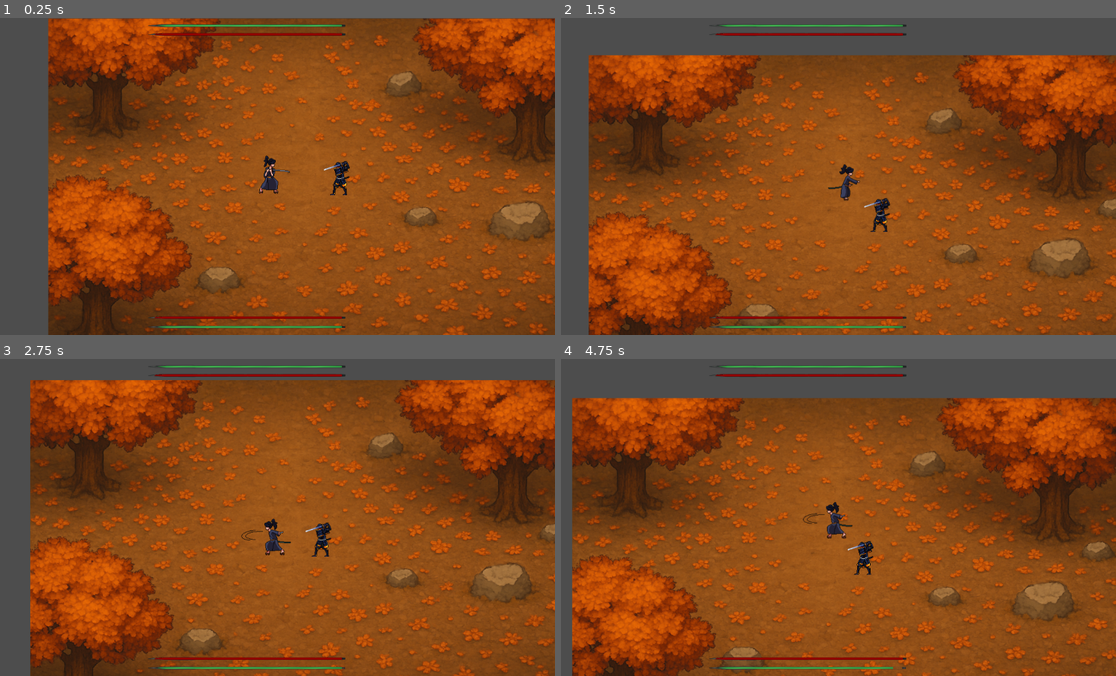
Above: before the commit, frames 1-4 (two rows, left to right).
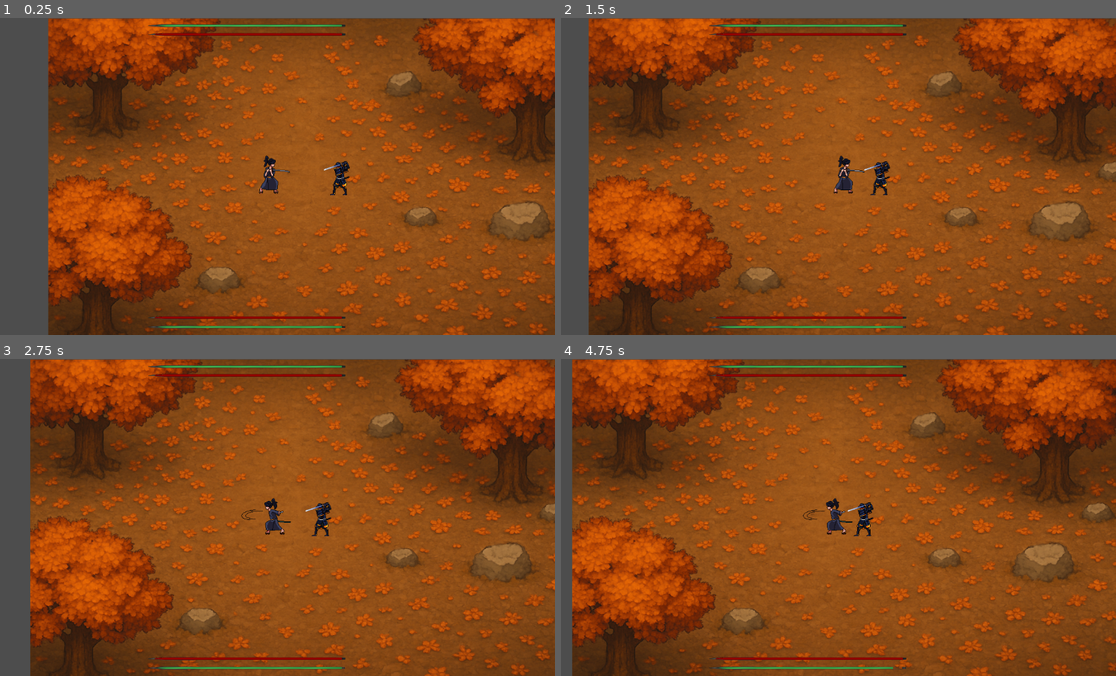
Above: after the commit, the same moments.

Repository: vinids86/sekiro2D
Game: Godot game, scene res://scenes/main.tscn
Two runs of this game, one before a commit and one after it. Both use one fixed random seed, a clock stepped at 60 frames per second and the inputs below.
Inputs (mouse positions are in pixels of both pictures, inside the frame that each line leads up to):
- Up to frame 1 (0.25 s): no input
- Up to frame 2 (1.5 s): tap Enter at 0.5 s; move the mouse to (960, 160) at 0.52 s; hold D (move_right) from 0.53 s (still down); click (960, 160) at 0.6 s; tap W (move_up) at 0.77, 1.07 s; right-click (960, 160) at 0.8 s; move the mouse to (721, 192) at 1.27 s; right-click (721, 192) at 1.35 s
- Up to frame 3 (2.75 s): tap W (move_up) at 1.52, 1.55, 1.82, 2.1 s; move the mouse to (327, 447) at 2.02 s; release D (move_right) at 2.03 s; hold A (move_left) from 2.03 s (still down); click (327, 447) at 2.3 s
- Up to frame 4 (4.75 s): move the mouse to (805, 580) at 2.77 s; release A (move_left) at 2.78 s; hold D (move_right) 2.78-4.28 s; click (805, 580) at 2.85 s; tap W (move_up) at 3.02, 3.32, 3.77, 3.8, 4.07, 4.52 s; right-click (805, 580) at 3.05 s; move the mouse to (1005, 565) at 3.52 s; right-click (1005, 565) at 3.6 s; move the mouse to (666, 469) at 4.27 s; hold A (move_left) from 4.28 s (still down); click (666, 469) at 4.35 s

The runs differ from the first frame. In frame 2, 47% of the frame differs, in the area x 4-100%, y 0-100%; in frame 3, 37%; in frame 4, 50%, in the area x 2-100%, y 0-100%.

Commit message:
Remove prints and comments

Diff:
--- a/scenes/enemy.tscn
+++ b/scenes/enemy.tscn
@@ -366,7 +366,7 @@
 position = Vector2(0, -30)
 sprite_frames = SubResource("SpriteFrames_g0wcc")
 animation = &"idle_exhausted"
-frame_progress = 0.811999
+frame_progress = 0.462351
 flip_h = true
 
 [node name="Hutbox" type="Area2D" parent="."]
--- a/scripts/enemy.gd
+++ b/scripts/enemy.gd
@@ -1,64 +1,55 @@
 extends CharacterBody2D
-
 class_name Enemy
 
 signal stamina_changed
 signal health_changed
 
-@export var exhausted_lock_duration := 0.35  # tempo mínimo “exposto” após perder auto-block
-var exhausted_lock_timer := 0.0              # contador regressivo do lock
-
 @export var speed := 100.0
-@export var stamina_recovery_rate := 20.0  # unidades por segundo
-@export var stamina_recovery_delay := 1.0  # segundos após ação para começar a recuperar
+@export var max_health := 100.0
 @export var max_stamina := 100.0
-@onready var current_stamina := max_stamina
-@export var max_health := 100.0
-@onready var current_health := max_health
-var stamina_recovery_timer := 0.0
-var last_direction = "left"
-var stunned_block_toggle := false
+@export var stamina_recovery_rate := 20.0
+@export var stamina_recovery_delay := 1.0
 @export var parry_chance := 0.3
+@export var exhausted_lock_duration := 0.35
 @export var player_path: NodePath
+
+@onready var controller: CombatController = $CombatController
+@onready var audio_enemy: AudioStreamPlayer2D = $AudioEnemy
 @onready var attack_hitbox: Area2D = $AttackHitbox
-@onready var controller: CombatController = $CombatController
-@onready var player: Node = get_node(player_path)
-@onready var audio_enemy: AudioStreamPlayer2D = $AudioEnemy
-var should_attack_after_parry := false
+@onready var player: Player = get_node(player_path) as Player
 @onready var sprite := $AnimatedSprite2D
 @onready var flash_material := sprite.material as ShaderMaterial
+
+var current_health := max_health
+var current_stamina := max_stamina
+var stamina_recovery_timer := 0.0
+var exhausted_lock_timer := 0.0
+
+var last_direction := "left"
+var stunned_block_toggle := false
+var should_attack_after_parry := false
+
 var attack_sequence: Array[AttackConfig] = []
-
-func is_exhausted() -> bool:
-	if exhausted_lock_timer > 0.0:
-		return true
-	return current_stamina < controller.block_stamina_cost
-
-func _ready():
+var _sfx_cache := {}
+
+func _ready() -> void:
 	attack_sequence = AttackConfig.default_sequence()
-
-	$AnimatedSprite2D.modulate = Color(1, 0.3, 0.3)  # Vermelho mais suave
-	$AnimatedSprite2D.play("idle")
-	$CombatController.setup(self)
+	controller.setup(self)
 	controller.connect("play_sound", _on_play_sound)
 	controller.connect("state_changed", _on_state_changed_with_dir)
 	health_changed.emit()
 	stamina_changed.emit()
-	$AnimatedSprite2D.flip_h = last_direction == "left"
-
-func _process(delta):
-
+	_on_state_changed_with_dir(controller.combat_state, controller.combat_state, Vector2(-1, 0))
+
+func _process(delta: float) -> void:
 	if is_player_attacking_towards_me():
 		if not controller.has_effect("parry_check_cooldown"):
 			if randf() < parry_chance:
-				print("🎯 Enemy tentou parry preemptivo!")
-				var dir = (player.global_position - global_position).normalized()
+				var dir: Vector2 = (player.global_position - global_position).normalized()
 				controller.try_parry(true, dir)
-
-			# Impede múltiplas tentativas por ataque
 			controller.apply_effect("parry_check_cooldown", 0.4)
 
-	if get_combat_controller().can_act():
+	if controller.can_act():
 		if stamina_recovery_timer <= 0.0:
 			current_stamina += stamina_recovery_rate * delta
 			current_stamina = clamp(current_stamina, 0, max_stamina)
@@ -66,114 +57,100 @@
 		else:
 			stamina_recovery_timer -= delta
 
-	# Lock de exaustão (mantém aparência “exposta” por um tempinho)
 	if exhausted_lock_timer > 0.0:
 		exhausted_lock_timer -= delta
 
 func is_player_attacking_towards_me() -> bool:
-	var player_controller = player.get_combat_controller()
+	var player_controller: CombatController = player.get_combat_controller()
 	if player_controller.combat_state != CombatController.CombatState.STARTUP:
 		return false
-
-	# Opcional: verifica distância
 	if global_position.distance_to(player.global_position) > 80:
 		return false
-
 	return true
 
-func receive_attack(attacker: Node):
-	var controller = get_combat_controller()
-	var attacker_controller = attacker.get_combat_controller()
-
-	# Se o parry já estiver ativo, rebate o ataque
+func receive_attack(attacker: Node) -> void:
+	var controller := get_combat_controller()
 	if controller.combat_state == CombatController.CombatState.PARRY_ACTIVE:
-		print("⚡ Enemy executou parry com sucesso")
 		controller.did_parry_succeed = true
 		attacker.on_parried()
 		return
-
-	# Senão tenta bloquear
 	if has_stamina(controller.block_stamina_cost):
-		print("🛡️ Enemy bloqueou o ataque")
-		consume_stamina(controller.block_stamina_cost)
 		_on_play_sound("res://audio/block.wav")
 		controller.on_blocked()
 		return
-
-	# Caso contrário, sofre dano
-	print("💥 Enemy sofreu dano real")
 	_on_play_sound("res://audio/hit.wav")
 	take_damage(20)
 
-func get_combat_controller():
-	return $CombatController
+func get_combat_controller() -> CombatController:
+	return controller
 
 func has_stamina(amount: float) -> bool:
 	return current_stamina >= amount
 
-func consume_stamina(amount: float):
-	var previous = current_stamina
+func consume_stamina(amount: float) -> void:
+	var previous := current_stamina
 	current_stamina = clamp(current_stamina - amount, 0, max_stamina)
 	stamina_changed.emit()
 	stamina_recovery_timer = stamina_recovery_delay
-
-	# Ativa lock se acabou de perder auto-block (cruzou o limiar)
 	if previous >= controller.block_stamina_cost and current_stamina < controller.block_stamina_cost:
 		exhausted_lock_timer = exhausted_lock_duration
 
-func take_damage(amount: float):
+func take_damage(amount: float) -> void:
 	current_health -= amount
 	health_changed.emit()
 	flash_hit_color()
 	if current_health <= 0:
 		die()
 
-func die():
+func die() -> void:
 	_on_play_sound("res://audio/die.wav")
 	queue_free()
-	print("☠ ", self.name, " morreu.")
-
-func on_parried():
-	get_combat_controller().on_parried()
-
-func on_blocked():
-	get_combat_controller().on_blocked()
-
-func _on_play_sound(path: String):
-	audio_enemy.stream = load(path)
+
+func on_parried() -> void:
+	controller.on_parried()
+
+func on_blocked() -> void:
+	controller.on_blocked()
+
+func _on_play_sound(path: String) -> void:
+	if not _sfx_cache.has(path):
+		_sfx_cache[path] = load(path)
+	audio_enemy.stream = _sfx_cache[path]
 	audio_enemy.play()
 
-func _on_state_changed_with_dir(old_state: int, new_state: int, attack_direction: Vector2):
-	var resolved_direction = get_label_from_vector(attack_direction)
+func _on_state_changed_with_dir(old_state: int, new_state: int, attack_direction: Vector2) -> void:
+	var resolved_direction := get_label_from_vector(attack_direction)
 	last_direction = resolved_direction
 	update_attack_hitbox_position(last_direction)
+
 	var anim := ""
+	var attack = null
+	if not controller.owner_node.attack_sequence.is_empty():
+		attack = controller.owner_node.attack_sequence[controller.combo_index]
 
 	match new_state:
 		CombatController.CombatState.IDLE:
 			anim = "idle_exhausted" if is_exhausted() else "idle"
 			attack_hitbox.disable()
-
 			if should_attack_after_parry:
 				should_attack_after_parry = false
-				var attack_vector = get_vector_from_label(last_direction)
+				var attack_vector := get_vector_from_label(last_direction)
 				call_deferred("_delayed_attack", attack_vector)
 
 		CombatController.CombatState.STARTUP:
-			var attack = controller.owner_node.attack_sequence[controller.combo_index]
-			anim = attack.startup_animation
+			if attack:
+				anim = attack.startup_animation
 			attack_hitbox.disable()
 
 		CombatController.CombatState.ATTACKING:
-			var attack = controller.owner_node.attack_sequence[controller.combo_index]
-			anim = attack.attack_animation
+			if attack:
+				anim = attack.attack_animation
 			attack_hitbox.enable()
 
 		CombatController.CombatState.RECOVERING:
-			var attack = controller.owner_node.attack_sequence[controller.combo_index]
-			anim = attack.recovery_animation
-			attack_hitbox.disable()
-			# ⚠️ Continua atacando se o ataque não foi parryado
+			if attack:
+				anim = attack.recovery_animation
+			attack_hitbox.disable()
 			if not controller.did_parry_succeed:
 				should_attack_after_parry = true
 
@@ -184,7 +161,7 @@
 		CombatController.CombatState.STUNNED:
 			if controller.stun_kind == CombatController.StunKind.PARRIED:
 				anim = "stunned_parry"
-				controller.stun_kind = CombatController.StunKind.NONE  # consome o contexto
+				controller.stun_kind = CombatController.StunKind.NONE
 			else:
 				anim = "stunned_block_b" if stunned_block_toggle else "stunned_block_a"
 				stunned_block_toggle = not stunned_block_toggle
@@ -194,9 +171,9 @@
 			attack_hitbox.disable()
 			should_attack_after_parry = true
 
-	$AnimatedSprite2D.flip_h = last_direction == "left"
-	print("Enemy animação atual: ", anim)
-	$AnimatedSprite2D.play(anim)
+	sprite.flip_h = last_direction == "left"
+	if anim != "" and sprite.animation != anim:
+		sprite.play(anim)
 
 func get_label_from_vector(dir: Vector2) -> String:
 	if dir == Vector2.ZERO:
@@ -205,7 +182,6 @@
 
 func update_attack_hitbox_position(direction: String) -> void:
 	var offset := Vector2.ZERO
-
 	match direction:
 		"left":
 			offset = Vector2(-45, 0)
@@ -213,7 +189,6 @@
 		"right":
 			offset = Vector2(45, 0)
 			attack_hitbox.rotation_degrees = 0
-
 	attack_hitbox.position = offset
 
 func get_vector_from_label(label: String) -> Vector2:
@@ -225,13 +200,16 @@
 		_:
 			return Vector2.ZERO
 
-func flash_hit_color(duration := 0.1):
+func flash_hit_color(duration := 0.1) -> void:
 	flash_material.set("shader_parameter/flash", true)
-
 	await get_tree().create_timer(duration).timeout
-
 	flash_material.set("shader_parameter/flash", false)
 
 func _delayed_attack(attack_vector: Vector2) -> void:
 	await get_tree().process_frame
 	controller.try_attack(false, attack_vector)
+
+func is_exhausted() -> bool:
+	if exhausted_lock_timer > 0.0:
+		return true
+	return current_stamina < controller.block_stamina_cost
--- a/scripts/player.gd
+++ b/scripts/player.gd
@@ -4,83 +4,58 @@
 signal stamina_changed
 signal health_changed
 
-@export var exhausted_lock_duration := 0.35  # tempo mínimo “exposto” após perder auto-block
-var exhausted_lock_timer := 0.0              # contador regressivo do lock
+@export var speed := 200.0
+@export var max_health := 100.0
+@export var max_stamina := 100.0
+@export var stamina_recovery_rate := 20.0
+@export var stamina_recovery_delay := 1.0
+@export var direction_buffer_duration := 0.2
+@export var exhausted_lock_duration := 0.35
 
 @onready var controller: CombatController = $CombatController
 @onready var audio_player: AudioStreamPlayer2D = $AudioPlayer
 @onready var attack_hitbox: Area2D = $AttackHitbox
-
-@export var stamina_recovery_rate := 20.0  # unidades por segundo
-@export var stamina_recovery_delay := 1.0  # segundos após ação para começar a recuperar
-@export var max_stamina := 100.0
-@onready var current_stamina := max_stamina
-@export var max_health := 100.0
-@onready var current_health := max_health
+@onready var sprite := $AnimatedSprite2D
+@onready var flash_material := sprite.material as ShaderMaterial
+
+var current_health := max_health
+var current_stamina := max_stamina
 var stamina_recovery_timer := 0.0
-var last_direction = "right"
+var exhausted_lock_timer := 0.0
+
+var last_direction := "right"
 var input_direction_buffer := Vector2.ZERO
-@export var direction_buffer_duration := 0.2  # segundos
 var direction_buffer_timer := 0.0
 var stunned_block_toggle := false
-@export var speed := 200.0
-@export var jump_force := -400.0
-@export var gravity := 900.0
-
-@onready var sprite := $AnimatedSprite2D
-@onready var flash_material := sprite.material as ShaderMaterial
+
 var attack_sequence: Array[AttackConfig] = []
-
-func _ready():
+var _sfx_cache := {}
+
+func _ready() -> void:
 	attack_sequence = AttackConfig.default_sequence()
-
 	controller.setup(self)
 	controller.connect("play_sound", _on_play_sound)
 	controller.connect("state_changed", _on_state_changed_with_dir)
-
 	health_changed.emit()
 	stamina_changed.emit()
-
 	_on_state_changed_with_dir(controller.combat_state, controller.combat_state, Vector2(1, 0))
 
 func _physics_process(delta: float) -> void:
-	# Sempre aplicar gravidade
-	if not is_on_floor():
-		velocity.y += gravity * delta
-	elif Input.is_action_just_pressed("move_up"):  # Pulo
-		velocity.y = jump_force
-	else:
-		velocity.y = 0.0  # Resetar no chão
-
-	# Impede movimentação horizontal se não puder agir
-	if controller.combat_state != CombatController.CombatState.IDLE:
-		velocity.x = 0.0
-		move_and_slide()
-		return
-
-	# Movimento horizontal
+	var can_move := controller.combat_state == CombatController.CombatState.IDLE
 	var direction := Input.get_action_strength("move_right") - Input.get_action_strength("move_left")
-	velocity.x = direction * speed
-
+	velocity.x = (direction * speed) if can_move else 0.0
+	velocity.y = 0.0
 	move_and_slide()
-
-	if not is_on_floor():
-		sprite.play("jump")
-	else:
+	if can_move:
 		var moving: bool = absf(velocity.x) > 0.1
 		var base := "walk" if moving else "idle"
 		var suffix := "_exhausted" if is_exhausted() else ""
 		var target := base + suffix
-		print("Player anim: ", target)
 		if sprite.animation != target:
-			print("Player anim: ", target)
 			sprite.play(target)
-
-
-	# Atualiza direção visual
 	sprite.flip_h = last_direction == "left"
 
-func _process(delta: float):
+func _process(delta: float) -> void:
 	var dir := get_current_input_direction()
 	if dir != Vector2.ZERO:
 		input_direction_buffer = dir
@@ -89,9 +64,7 @@
 		direction_buffer_timer -= delta
 		if direction_buffer_timer <= 0.0 and input_direction_buffer != Vector2.ZERO:
 			input_direction_buffer = Vector2.ZERO
-
 	handle_input()
-
 	if controller.can_act():
 		if stamina_recovery_timer <= 0.0:
 			current_stamina += stamina_recovery_rate * delta
@@ -99,63 +72,54 @@
 			stamina_changed.emit()
 		else:
 			stamina_recovery_timer -= delta
-
-	# Lock de exaustão (mantém aparência “exposta” por um tempinho)
 	if exhausted_lock_timer > 0.0:
 		exhausted_lock_timer -= delta
 
-func _on_play_sound(path: String):
-	audio_player.stream = load(path)
+func _on_play_sound(path: String) -> void:
+	if not _sfx_cache.has(path):
+		_sfx_cache[path] = load(path)
+	audio_player.stream = _sfx_cache[path]
 	audio_player.play()
 
-func _on_state_changed_with_dir(old_state: int, new_state: int, attack_direction: Vector2):
+func _on_state_changed_with_dir(old_state: int, new_state: int, attack_direction: Vector2) -> void:
 	var anim := ""
-
 	if attack_direction != Vector2.ZERO:
 		last_direction = "right" if attack_direction.x >= 0 else "left"
-
 	update_attack_hitbox_position(last_direction)
-
+	var attack = null
+	if not controller.owner_node.attack_sequence.is_empty():
+		attack = controller.owner_node.attack_sequence[controller.combo_index]
 	if new_state == CombatController.CombatState.IDLE:
 		attack_hitbox.disable()
 		anim = "idle_exhausted" if is_exhausted() else "idle"
-
 	elif new_state == CombatController.CombatState.STARTUP:
-		var attack = controller.owner_node.attack_sequence[controller.combo_index]
-		anim = attack.startup_animation
-		attack_hitbox.disable()
-
+		if attack:
+			anim = attack.startup_animation
+		attack_hitbox.disable()
 	elif new_state == CombatController.CombatState.ATTACKING:
-		var attack = controller.owner_node.attack_sequence[controller.combo_index]
-		anim = attack.attack_animation
+		if attack:
+			anim = attack.attack_animation
 		attack_hitbox.enable()
-
 	elif new_state == CombatController.CombatState.RECOVERING:
-		var attack = controller.owner_node.attack_sequence[controller.combo_index]
-		anim = attack.recovery_animation
-		attack_hitbox.disable()
-
+		if attack:
+			anim = attack.recovery_animation
+		attack_hitbox.disable()
 	elif new_state == CombatController.CombatState.PARRY_ACTIVE:
 		anim = "parry"
 		attack_hitbox.disable()
-
 	elif new_state == CombatController.CombatState.PARRY_SUCCESS:
 		anim = "parry_success"
 		attack_hitbox.disable()
-
 	elif new_state == CombatController.CombatState.STUNNED:
 		if controller.stun_kind == CombatController.StunKind.PARRIED:
 			anim = "stunned_parry"
-			controller.stun_kind = CombatController.StunKind.NONE  # consome o contexto
+			controller.stun_kind = CombatController.StunKind.NONE
 		else:
 			anim = "stunned_block_b" if stunned_block_toggle else "stunned_block_a"
 			stunned_block_toggle = not stunned_block_toggle
-
-	if anim != "" and $AnimatedSprite2D.animation != anim:
-		print("Player animação atual: ", anim)
-		$AnimatedSprite2D.play(anim)
-
-	$AnimatedSprite2D.flip_h = last_direction == "left"
+	if anim != "" and sprite.animation != anim:
+		sprite.play(anim)
+	sprite.flip_h = last_direction == "left"
 
 func get_current_input_direction() -> Vector2:
 	return Vector2(
@@ -168,51 +132,46 @@
 		return last_direction
 	return "right" if dir.x > 0 else "left"
 
-func handle_input():
+func handle_input() -> void:
 	var input_dir := get_current_input_direction()
-
 	if input_dir != Vector2.ZERO and controller.combat_state == CombatController.CombatState.IDLE:
 		last_direction = get_label_from_vector(input_dir)
-
 	if Input.is_action_just_pressed("attack"):
-		controller.try_attack(false, input_direction_buffer)
-		controller.queued_direction = input_direction_buffer
+		var started := controller.try_attack(false, input_direction_buffer)
+		if not started:
+			controller.queued_direction = input_direction_buffer
 	elif Input.is_action_just_pressed("parry"):
-		controller.try_parry(false, input_dir)
-		controller.queued_direction = input_dir
-
-func die():
+		var started := controller.try_parry(false, input_dir)
+		if not started:
+			controller.queued_direction = input_dir
+
+func die() -> void:
 	_on_play_sound("res://audio/die.wav")
 	queue_free()
-	print("☠ ", self.name, " morreu.")
-
-func on_parried():
+
+func on_parried() -> void:
 	controller.on_parried()
 
-func on_blocked():
+func on_blocked() -> void:
 	controller.on_blocked()
 
-func get_combat_controller():
+func get_combat_controller() -> CombatController:
 	return controller
 
 func has_stamina(amount: float) -> bool:
 	return current_stamina >= amount
 
-func consume_stamina(amount: float):
+func consume_stamina(amount: float) -> void:
 	var previous = current_stamina
 	current_stamina = clamp(current_stamina - amount, 0, max_stamina)
 	stamina_changed.emit()
 	if previous > current_stamina:
 		stamina_recovery_timer = stamina_recovery_delay
-
-	# 🔒 Se cruzou o limiar do auto-block, ativa lock de exaustão
-	# Usa o mesmo limiar do jogo: block só ocorre se tiver stamina >= block_stamina_cost
 	if previous >= controller.block_stamina_cost and current_stamina < controller.block_stamina_cost:
 		exhausted_lock_timer = exhausted_lock_duration
 
 func update_attack_hitbox_position(direction: String) -> void:
 	var offset := Vector2.ZERO
-
 	match direction:
 		"left":
 			offset = Vector2(-45, 0)
@@ -220,47 +179,34 @@
 		"right":
 			offset = Vector2(45, 0)
 			attack_hitbox.rotation_degrees = 0
-
 	attack_hitbox.position = offset
 
-func receive_attack(attacker: Node):
-	var controller = get_combat_controller()
-	var attacker_controller = attacker.get_combat_controller()
-
-	# Se o parry já estiver ativo, rebate o ataque
+func receive_attack(attacker: Node) -> void:
+	var controller := get_combat_controller()
 	if controller.combat_state == CombatController.CombatState.PARRY_ACTIVE:
-		print("⚡ Player executou parry com sucesso")
 		controller.did_parry_succeed = true
 		attacker.on_parried()
 		return
-
-	# Senão tenta bloquear
 	if has_stamina(controller.block_stamina_cost):
-		print("🛡️ Player bloqueou o ataque")
 		_on_play_sound("res://audio/block.wav")
 		controller.on_blocked()
 		return
-
-	# Caso contrário, sofre dano
 	_on_play_sound("res://audio/hit.wav")
-	print("💥 Player sofreu dano real")
 	take_damage(20)
 
-func take_damage(amount: float):
+func take_damage(amount: float) -> void:
 	current_health -= amount
 	health_changed.emit()
 	flash_hit_color()
 	if current_health <= 0:
 		die()
 
-func flash_hit_color(duration := 0.1):
+func flash_hit_color(duration := 0.1) -> void:
 	flash_material.set("shader_parameter/flash", true)
 	await get_tree().create_timer(duration).timeout
 	flash_material.set("shader_parameter/flash", false)
 
 func is_exhausted() -> bool:
-	# Enquanto o lock estiver ativo, permanece “exposto”
 	if exhausted_lock_timer > 0.0:
 		return true
-	# Fora do lock, considera exposto se abaixo do custo do auto-block
 	return current_stamina < controller.block_stamina_cost
